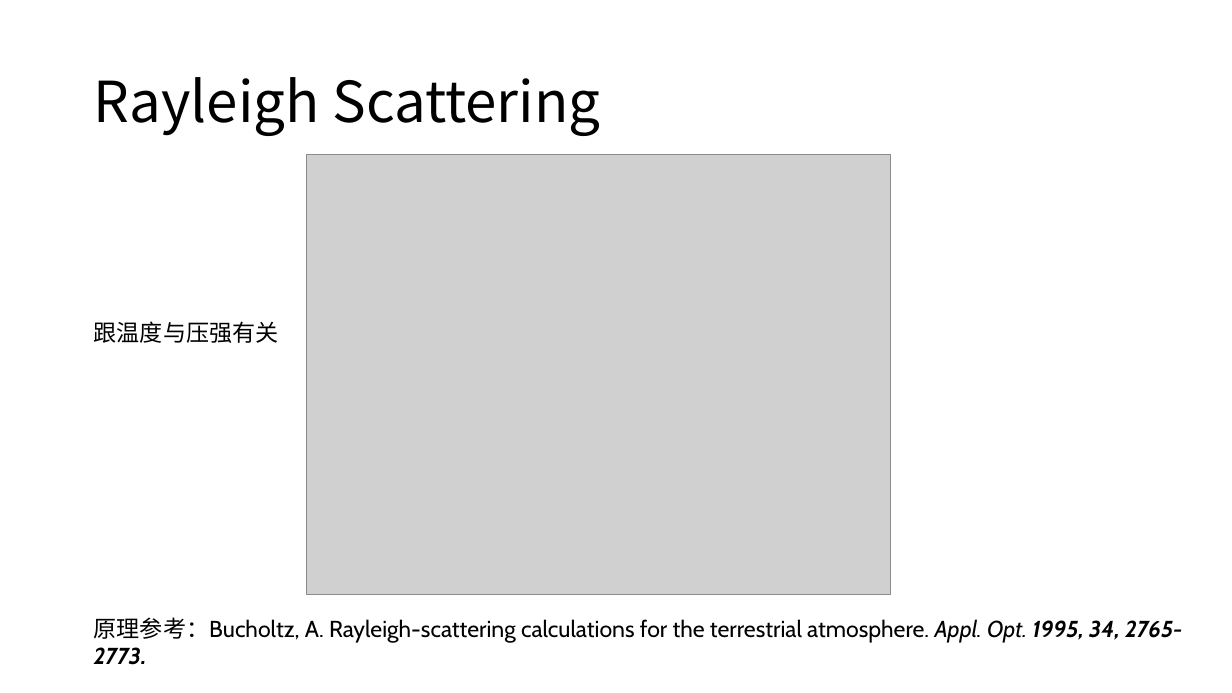
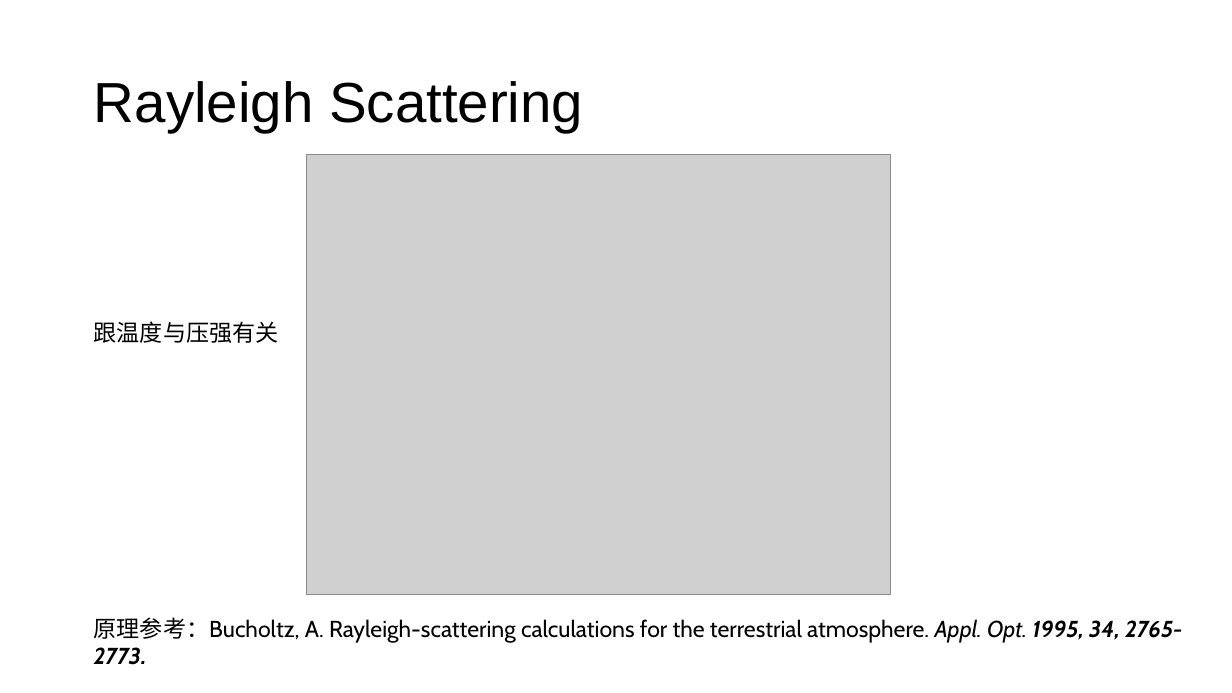
Before and after one commit to WHU-Atmospheric-Remote-Sensing/LiMSS, a slide deck: slide 2 of docs/Lidar-for-Molecular-Scattering-Simulation.pptx. Drawn at 1232x693 pixels with LibreOffice and Linux fonts; fonts in the diff are those of the drawing; grey boxes stand for pictures. Boxes give left, top, right and bottom in pixels: in the first picture for what was removed or moved away, otherwise in the second. Text is boxed around its words. In the diff, an @@ line names an element or a change of style, - is before the commit and + after.

```diff
--- a/docs/Lidar-for-Molecular-Scattering-Simulation.pptx
+++ b/docs/Lidar-for-Molecular-Scattering-Simulation.pptx
@@ title "Rayleigh Scattering" at <box>94,81,583,132</box>: font Noto Sans CJK SC to Arial @@
```
Also in this commit, not shown: 7 other slides changed, 2 slides added, 7 other files.
